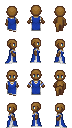
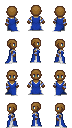
Revision of a layered 72px x 128px image; what changed, layer by layer:
painted on "bracelets" over [6, 19, 66, 120]
painted on "dress-blue" over [5, 17, 67, 116]
